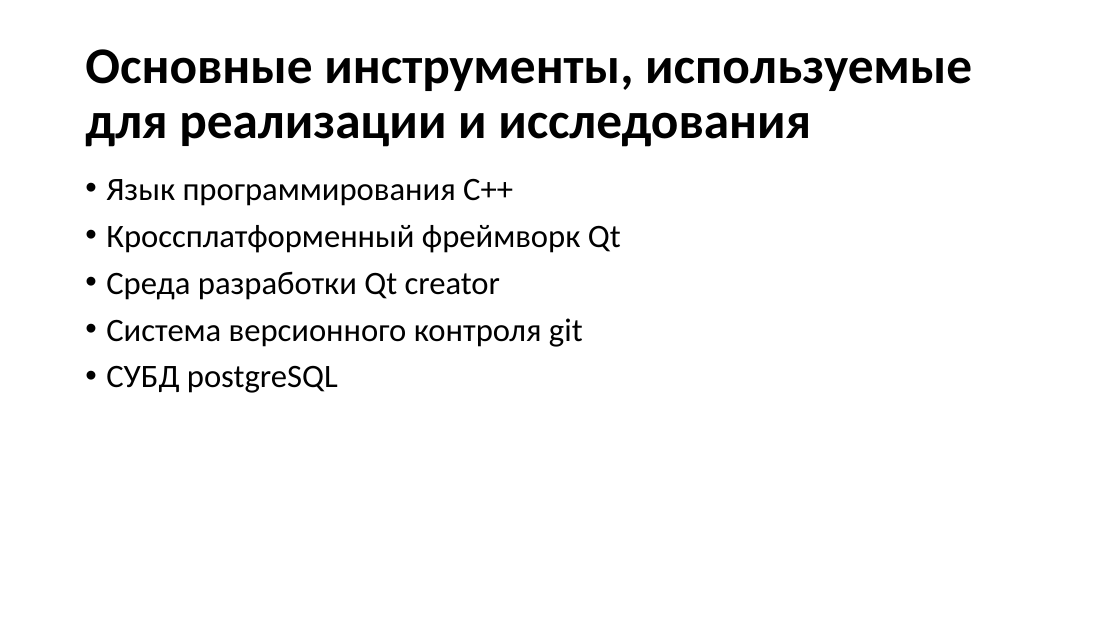
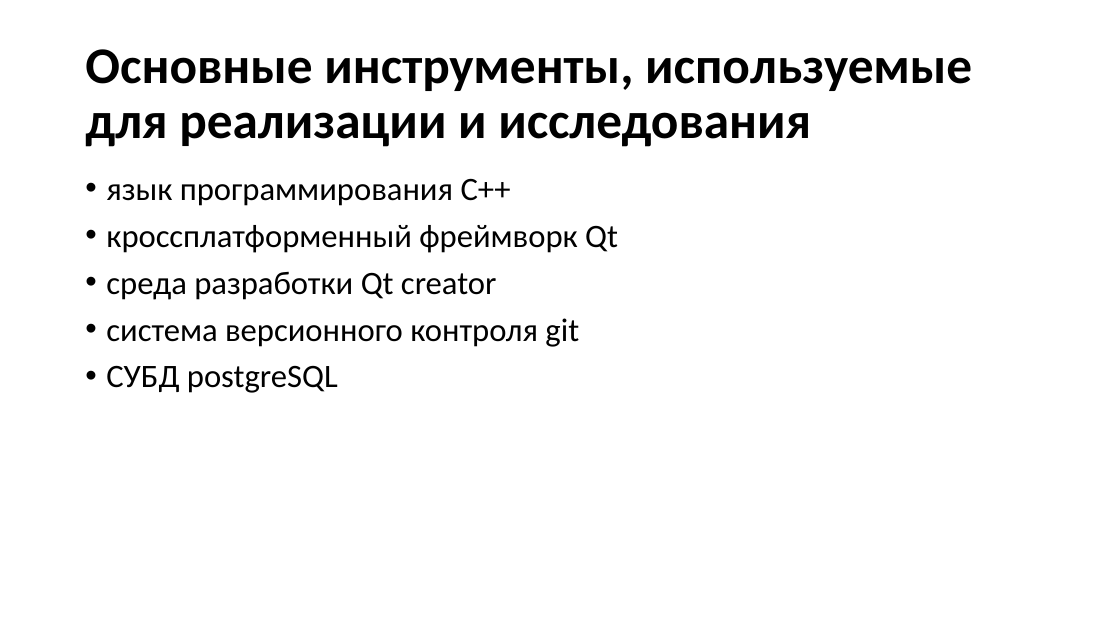
Before and after one commit to Inlucker/DataBaseCybersport, a slide deck: slide 9 of Presentation/Pronin DataBaseCybersport.pptx (slide 10 before the commit). Drawn at 1120x630 pixels with LibreOffice and Linux fonts; fonts in the diff are those of the drawing. Boxes give left, top, right and bottom in pixels: in the first picture for what was removed or moved away, otherwise in the second. Text is boxed around its words. In the diff, an @@ line names an element or a change of style, - is before the commit and + after.

Commit message:
DONE RPZ and added PDF for presentation

```diff
--- a/Presentation/Pronin DataBaseCybersport.pptx
+++ b/Presentation/Pronin DataBaseCybersport.pptx
@@ text at (106,178,618,347): text changed @@
-• Язык программирования C++
-• Кроссплатформенный фреймворк Qt
-• Среда разработки Qt creator
-• Система версионного контроля git
+• язык программирования C++
+• кроссплатформенный фреймворк Qt
+• среда разработки Qt creator
+• система версионного контроля git
```
Also in this commit, not shown: 1 other slide changed, 1 slide removed, 5 other files.
